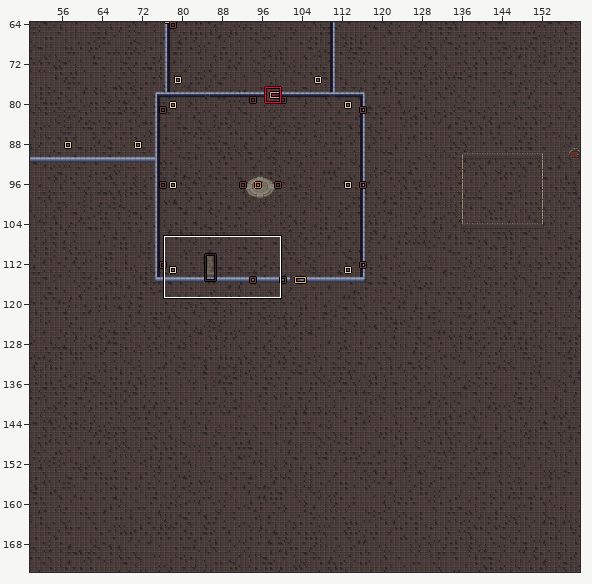
An edit to a level. LDtk project, VampireSurvivors/Levels/Zombies.ldtk. The first picture is a wide view before the edit; the outline marks the close-up.
Close-up. As it was:
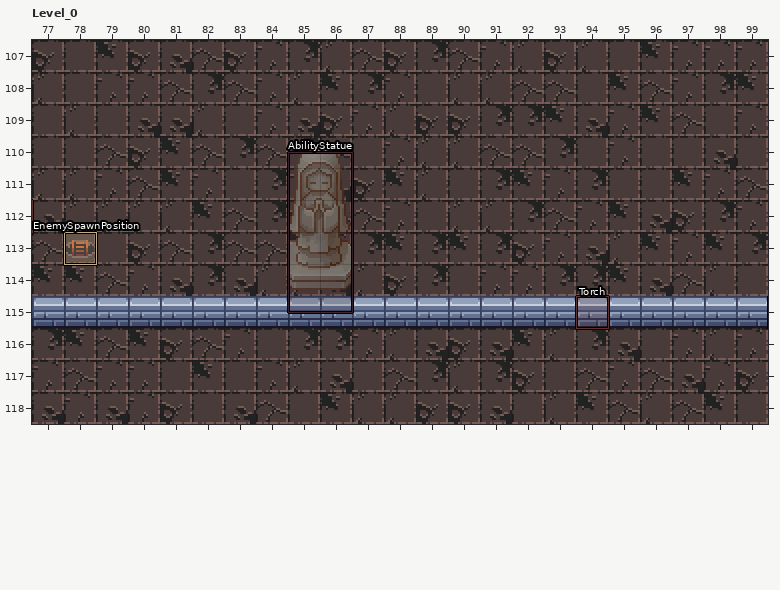
Cells are 16x16 px. Shown: Level_0 x 77..99, y 107..118. The commit also changed other parts of the map, which this record leaves out. Layer "Collision" is drawn 0,8 px off the grid. Layer "FakeCollision" is drawn 0,8 px off the grid.
And afterwards:
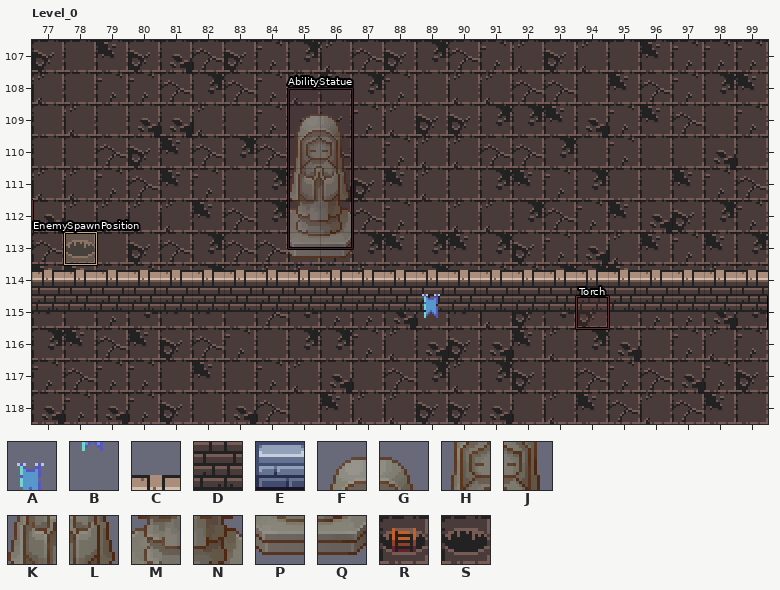
Key: from "Atlas_walls_high_16x322": A 66, B 90, C 98, D 122; from "Set_1_12": E 41; from "TXProps": F 60, G 61, H 92, J 93, K 124, L 125, M 156, N 157, P 188, Q 189; from "TileSet": R 195, S 294.
_ is an empty cell.
Objects are placed by their top-left corner, in cells (3,4 is the top-left corner of cell 3,4); size is 1x1 cell unless given.
Tiles replaced or removed in this view: E, F, G, H, J, K, L, M, N, P, Q, R.
Commit message: Added Https Request support - Also added the ability to create wall buy weapons inside of the level editor
Difference:
Changed rows in their new state; . is an unchanged cell.
layer "Collision" offset 0,0 -> 0,8 px
layer "FakeCollision" offset 0,0 -> 0,8 px
Layer "Ground":
first column x 78:
113 S
Layer "Decoration":
first column x 85:
109 FG
110 HJ
111 KL
112 MN
113 PQ
114 __
Layer "Collision":
first column x 77:
114 DDDDDDDDDDDDDDDDDDDDDDD
115 _______________________
Layer "FakeCollision":
first column x 77:
113 CCCCCCCCCCCCCCCCCCCCCCC
114 ............A..........
115 ............B..........
Layer "Entities":
changed: "AbilityStatue" rectangle at 85,110.5 size 2x5 -> "AbilityStatue" rectangle at 85,108.5 size 2x5
